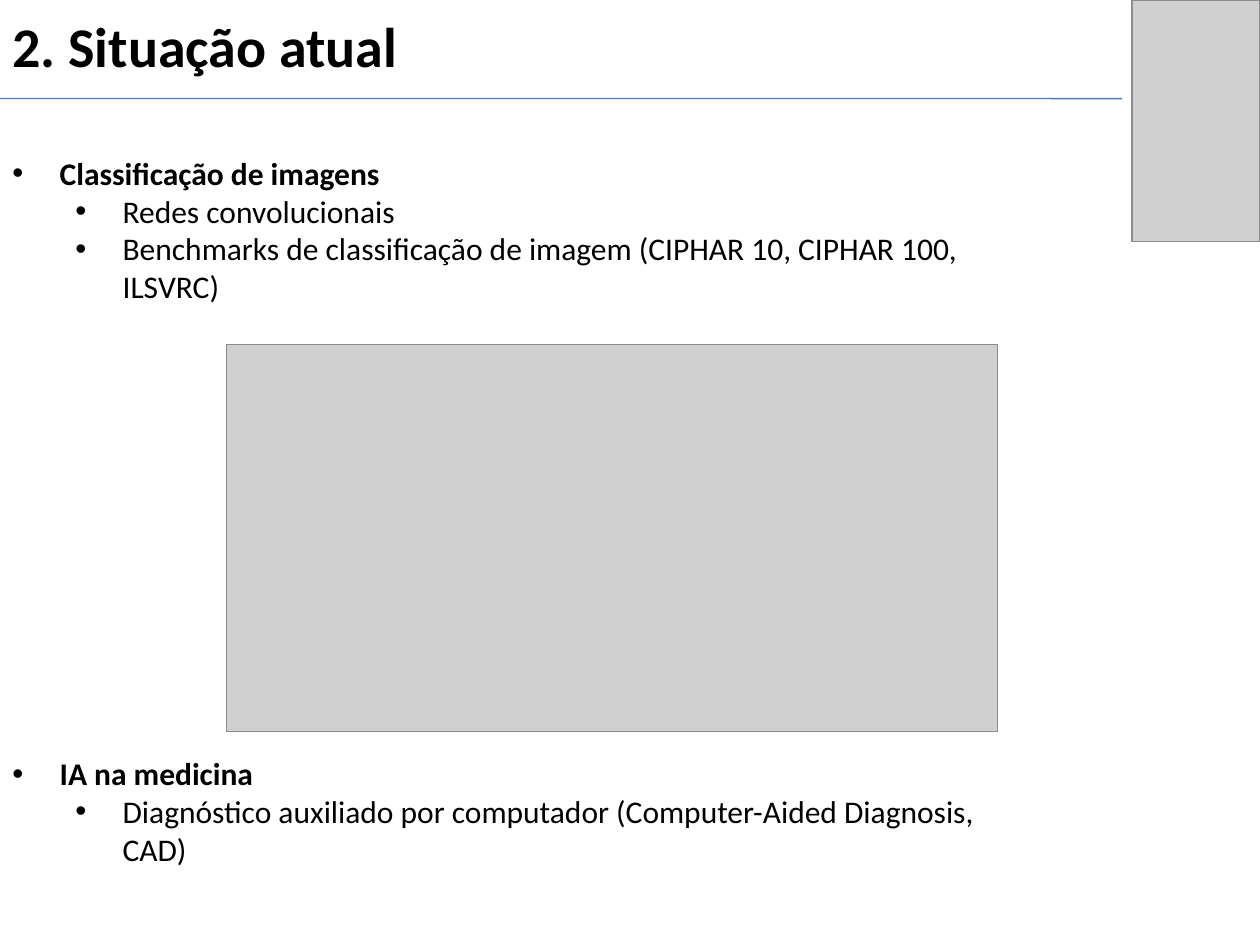
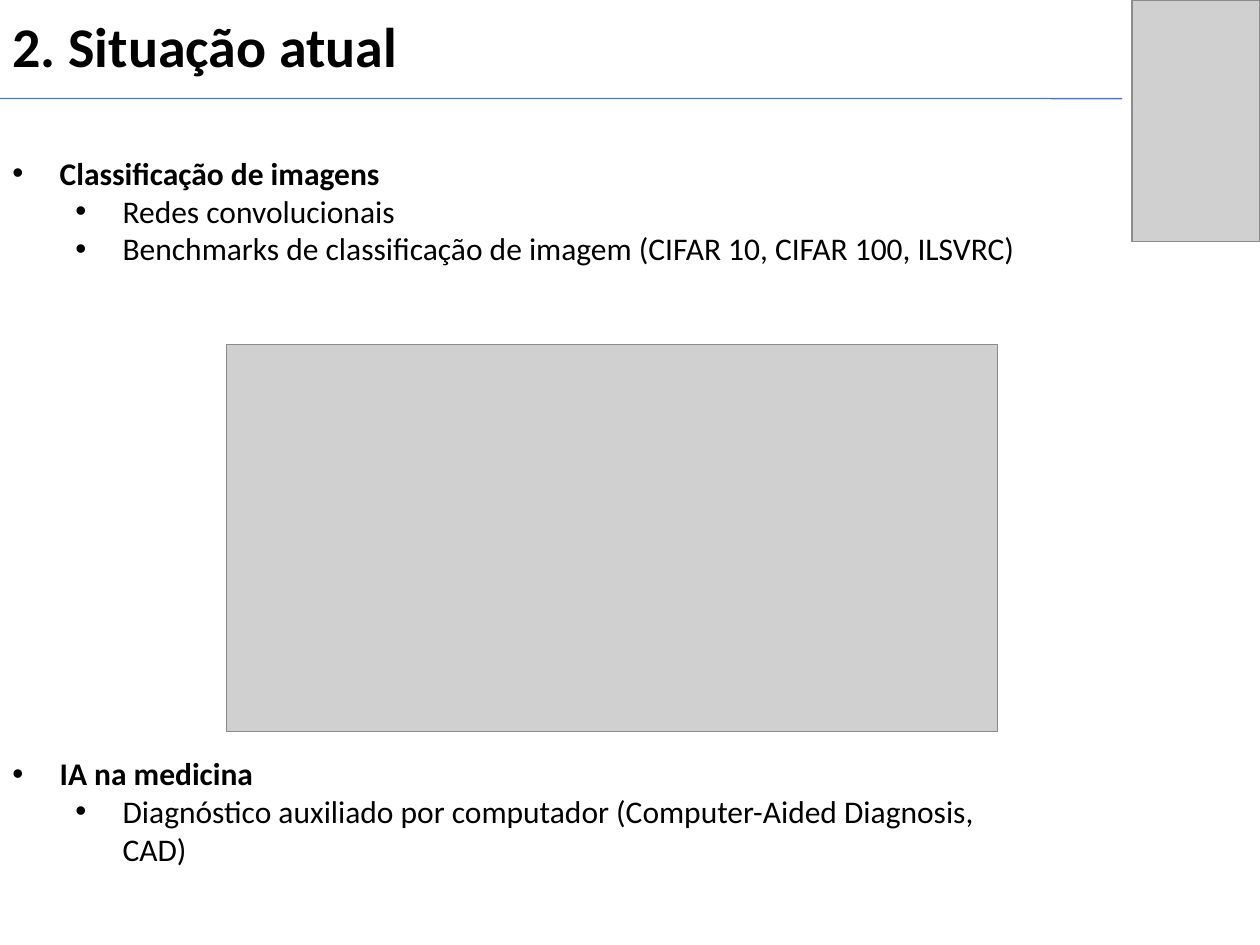
Before and after one commit to gui2524/TCC-BreastCancerNN, a slide deck: slide 7 of Projeto 2/docs/Slides_defesa.pptx. Drawn at 1260x945 pixels with LibreOffice and Linux fonts; fonts in the diff are those of the drawing; grey boxes stand for pictures. Boxes give left, top, right and bottom in pixels: in the first picture for what was removed or moved away, otherwise in the second. Text is boxed around its words. In the diff, an @@ line names an element or a change of style, - is before the commit and + after.

```diff
--- a/Projeto 2/docs/Slides_defesa.pptx
+++ b/Projeto 2/docs/Slides_defesa.pptx
@@ text at box(123, 237, 1014, 266): text changed @@
-  • Benchmarks de classificação de imagem (CIPHAR 10, CIPHAR 100, ILSVRC)
+  • Benchmarks de classificação de imagem (CIFAR 10, CIFAR 100, ILSVRC)
```
Also in this commit, not shown: 1 other slide changed.
